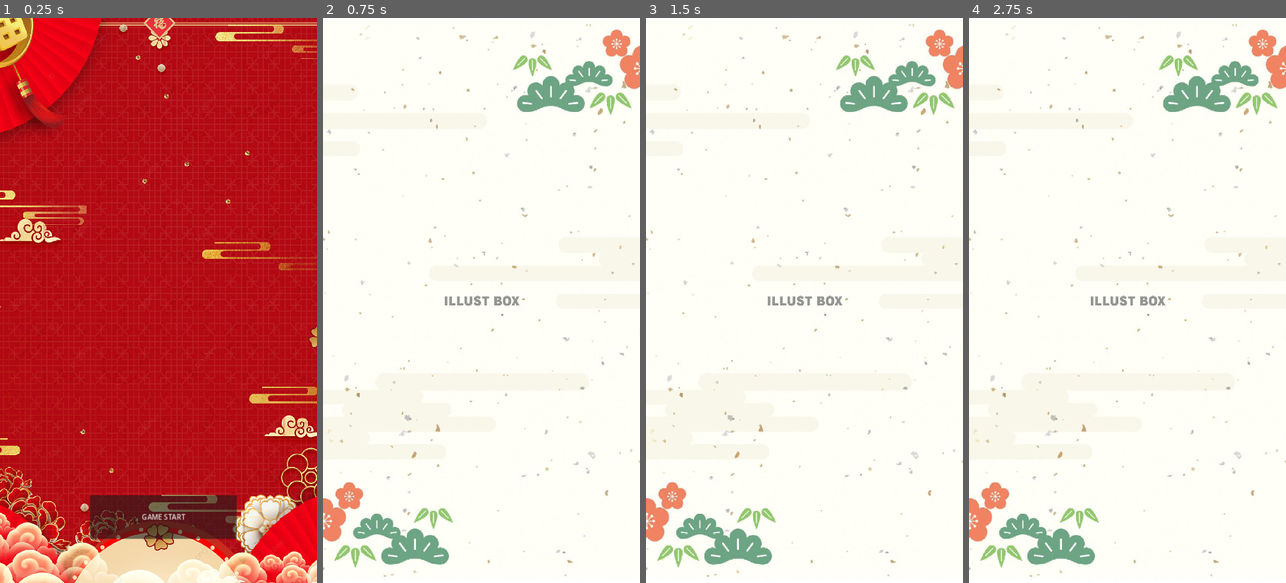
Above: before the commit, frames 1-4 (left to right).
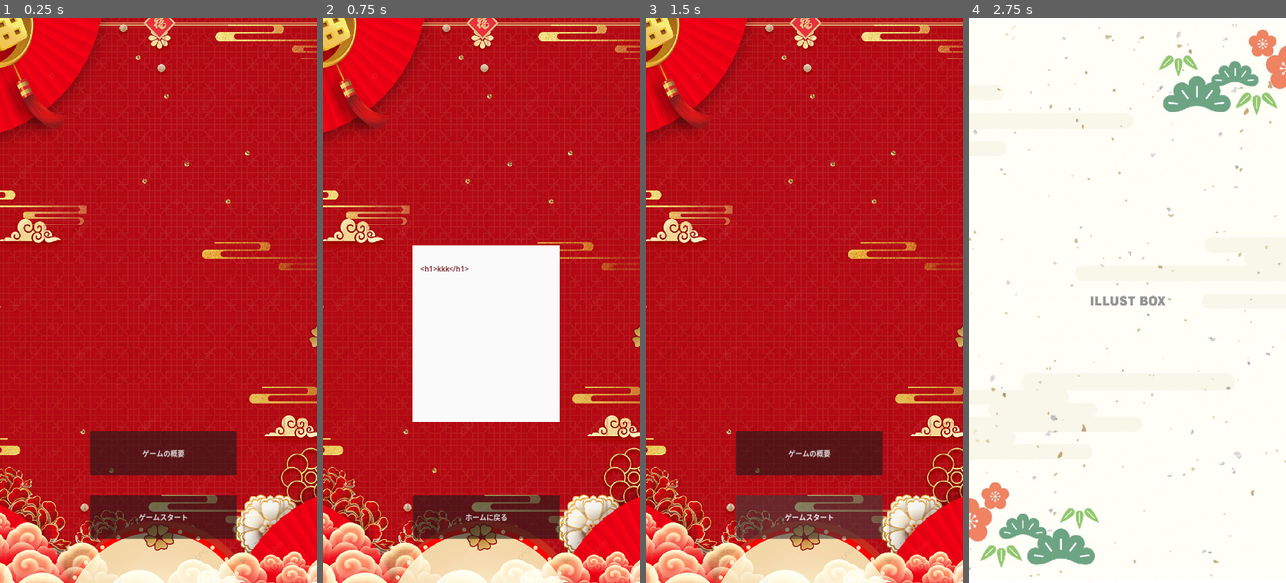
Above: after the commit, the same moments.

Repository: ojama-beans/OSECHI_PUZZLE
Game: Godot game, scene res://scenes/home.tscn
Two runs of this game, one before a commit and one after it. Both use one fixed random seed, a clock stepped at 60 frames per second and the inputs below.
Inputs (mouse positions are in pixels of both pictures, inside the frame that each line leads up to):
- Up to frame 1 (0.25 s): no input
- Up to frame 2 (0.75 s): click "GAME START" (after the commit: "ゲームの概要") at 0.5 s
- Up to frame 3 (1.5 s): click (810, 515) at 1.25 s, where only the run after the commit has a clickable "ホームに戻る"
- Up to frame 4 (2.75 s): click (1133, 515) at 2 s, where only the run after the commit has a clickable "ゲームスタート"

The runs differ from the first frame. In frame 1, 3.8% of the frame differs, in the area x 28-75%, y 73-89%; in frame 2, 85%; in frame 3, 99%, in the area x 0-100%, y 0-100%; in frame 4, nothing differs.

Commit message:
説明画面仮設置

Diff:
--- /dev/null
+++ b/scenes/explain.tscn
@@ -0,0 +1,46 @@
+[gd_scene load_steps=3 format=3 uid="uid://d31775v2sbynq"]
+
+[ext_resource type="Texture2D" uid="uid://j3gry4iesw7h" path="res://assets/sprites/home/HomeBG.jpg" id="1_en7j5"]
+[ext_resource type="Script" path="res://scripts/explain/back_button.gd" id="3_dfghj"]
+
+
+[node name="Explain" type="Control"]
+layout_mode = 3
+anchors_preset = 0
+offset_right = 40.0
+offset_bottom = 40.0
+
+[node name="Sprite2D" type="Sprite2D" parent="."]
+editor_description = "ads"
+position = Vector2(360, 640)
+texture = ExtResource("1_en7j5")
+
+[node name="ColorRect" type="ColorRect" parent="."]
+layout_mode = 0
+offset_left = 204.0
+offset_top = 515.0
+offset_right = 538.0
+offset_bottom = 915.0
+color = Color(0.977937, 0.977937, 0.977937, 1)
+
+[node name="RichTextLabel" type="RichTextLabel" parent="ColorRect"]
+modulate = Color(0.464667, 0.0590557, 0.102808, 1)
+self_modulate = Color(0.891459, 0.650957, 0.850587, 1)
+layout_mode = 0
+offset_left = 17.0
+offset_top = 42.0
+offset_right = 317.0
+offset_bottom = 347.0
+bbcode_enabled = true
+text = "<h1>kkk</h1>"
+fit_content = true
+tab_size = 20
+
+[node name="back_Button" type="Button" parent="."]
+layout_mode = 1
+offset_left = 204.0
+offset_top = 1081.0
+offset_right = 538.0
+offset_bottom = 1180.0
+text = "ホームに戻る"
+script = ExtResource("3_dfghj")
--- a/scenes/home.tscn
+++ b/scenes/home.tscn
@@ -1,7 +1,8 @@
-[gd_scene load_steps=3 format=3 uid="uid://01njcw47l66p"]
+[gd_scene load_steps=4 format=3 uid="uid://cutlf54n6psvt"]
 
 [ext_resource type="Texture2D" uid="uid://j3gry4iesw7h" path="res://assets/sprites/home/HomeBG.jpg" id="1_en7j5"]
 [ext_resource type="Script" path="res://scripts/home/start_button.gd" id="2_gwcwd"]
+[ext_resource type="Script" path="res://scripts/home/explain_button.gd" id="3_dfghj"]
 
 [node name="Home" type="Control"]
 layout_mode = 3
@@ -13,10 +14,20 @@
 position = Vector2(360, 640)
 texture = ExtResource("1_en7j5")
 
-[node name="Button" type="Button" parent="."]
+[node name="explan_Button" type="Button" parent="."]
+layout_mode = 0
+offset_left = 204.0
+offset_top = 936.0
+offset_right = 538.0
+offset_bottom = 1036.0
+text = "ゲームの概要"
+script = ExtResource("3_dfghj")
+
+[node name="start_Button" type="Button" parent="."]
+layout_mode = 0
 offset_left = 204.0
 offset_top = 1081.0
 offset_right = 538.0
 offset_bottom = 1180.0
-text = "GAME START"
+text = "ゲームスタート"
 script = ExtResource("2_gwcwd")
--- /dev/null
+++ b/scripts/explain/back_button.gd
@@ -0,0 +1,9 @@
+extends Button
+
+func _ready() -> void:
+	connect("pressed", Callable(self, "_on_button_pressed"))
+
+func _on_button_pressed() -> void:
+	# ゲーム画面への遷移
+
+	get_tree().change_scene_to_file("res://scenes/home.tscn")
--- /dev/null
+++ b/scripts/home/explain_button.gd
@@ -0,0 +1,9 @@
+extends Button
+
+func _ready() -> void:
+	connect("pressed", Callable(self, "_on_button_pressed"))
+
+func _on_button_pressed() -> void:
+	# ゲーム画面への遷移
+
+	get_tree().change_scene_to_file("res://scenes/explain.tscn")
Not shown: 1 places in scenes/game.tscn that only renumber resources
Not shown, changed: README.md
